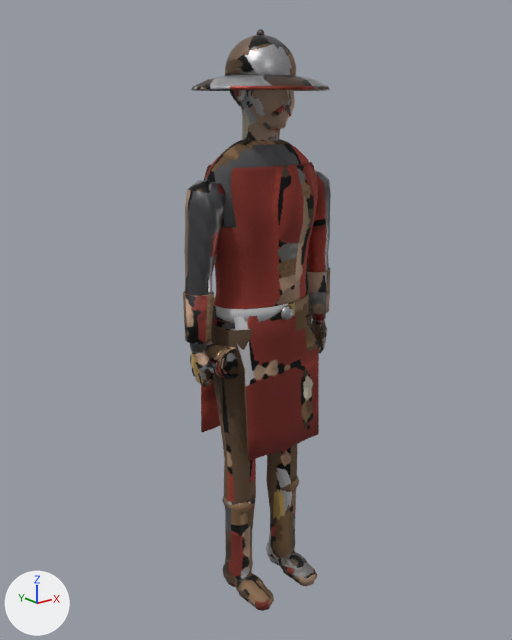
The Blender file models/src/npc-guard.blend as it was, and as the next commit left it.
Camera for both pictures: a camera (50 mm lens) standing at (-1.381, -1.694, 1.649) and looking at (-0.002, 0.03, 0.959). The axes (+X, +Y, +Z) are drawn at lower left. The lights are the same throughout. The first picture is the older version.

Objects in the first picture: 'NPC_Guard'.
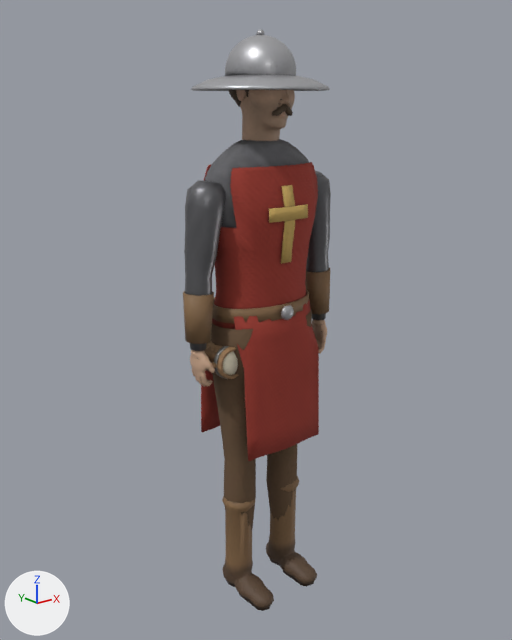
Boxes [x1, y1, x2, y2] around the edits, measured in the pictures (512 x 640 px):
part 1 of me_guard_mesh, added (brown): after [281, 185, 295, 264]
part 2 of me_guard_mesh, added (brown): after [269, 204, 308, 223]
part 3 of me_guard_mesh, cut back: before [220, 41, 296, 127]; after [225, 41, 309, 125]
part 4 of me_guard_mesh, surface changed: [183, 29, 331, 611] in both

What the commit changed:
me_guard_mesh is used by ob_npc_guard; location (0.0, 0.0, 0.0).
me_guard_mesh had 9191 vertices, 11933 faces and spanned x -0.29..0.29, y -0.2..0.22, z 0.0..1.84.
me_guard_mesh now has 12176 vertices, 15311 faces and spans x -0.29..0.29, y -0.2..0.22, z 0.0..1.84.
me_guard_mesh part 1: a new loose piece of 30 vertices spanning x -0.02..0.02, y -0.13..-0.11, z 1.17..1.4, in mat_guard_cloth.
me_guard_mesh part 2: a new loose piece of 28 vertices spanning x -0.08..0.08, y -0.13..-0.12, z 1.3..1.35, in mat_guard_cloth.
me_guard_mesh part 3: 284 vertices moved within x -0.09..0.09, y -0.1..0.12, z 1.59..1.81; 315 vertices removed from x -0.09..0.1, y -0.1..0.12, z 1.58..1.81; 3242 vertices added at x -0.09..0.1, y -0.11..0.13, z 1.58..1.81.
me_guard_mesh part 4: 8527 kept faces spanning x -0.29..0.29, y -0.2..0.22, z 0.0..1.84 get new texture (UV) coordinates.
